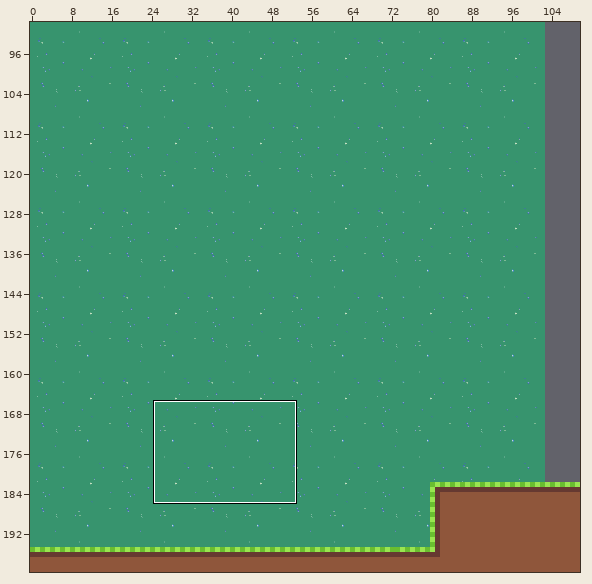
Tiled map, stored at PartTimeSpaceHero/Resources/res/level1.tmx. The picture above shows the old version from afar; the outline marks the close-up.
Close-up. Before the edit:
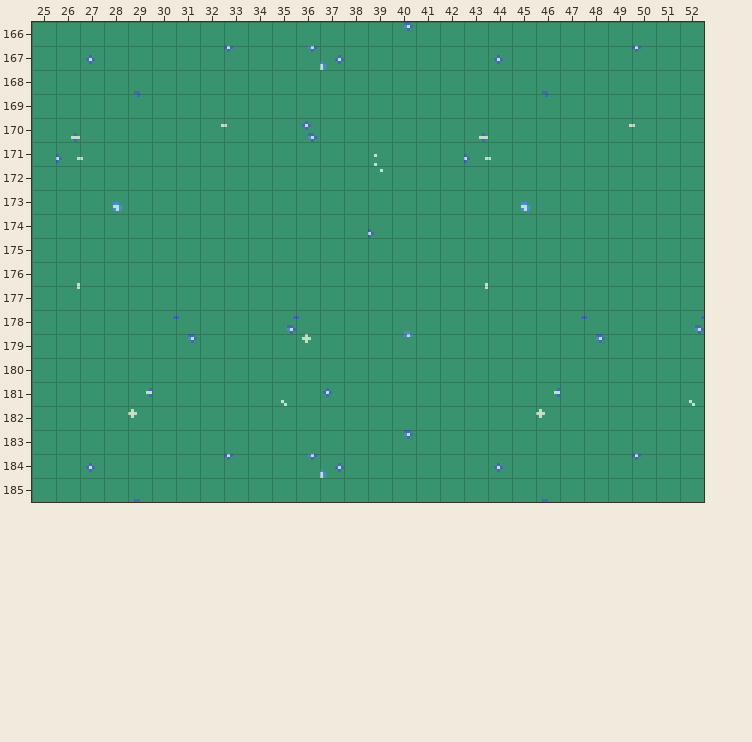
Cells are 8x8 px. Shown: x 25..52, y 166..185. The commit also changed other parts of the map, which this record leaves out.
Now the later version:
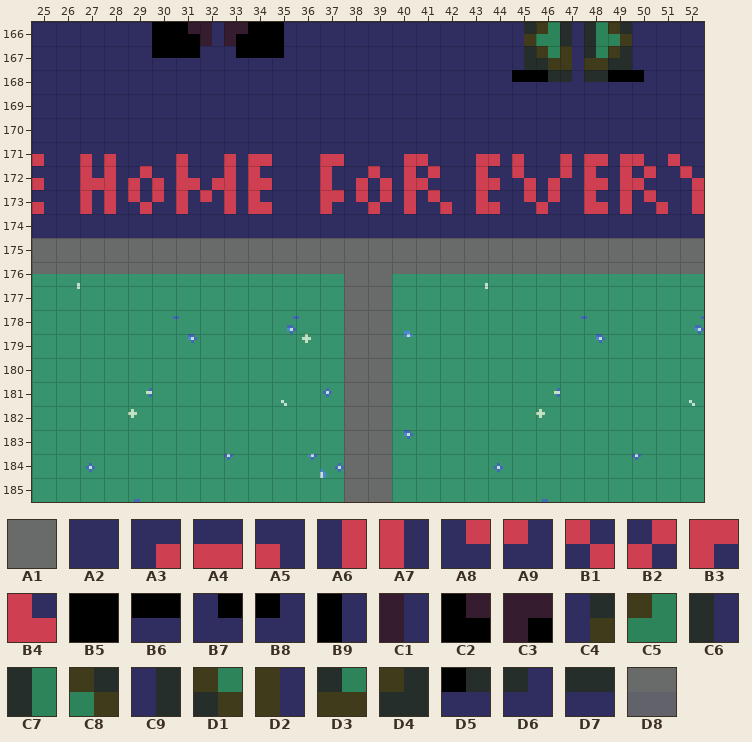
Key: from "SIGN": A1 70, A2 836, A3 842, A4 866, A5 870, A6 966, A7 997, A8 998, A9 1009, B1 1109, B2 1117, B3 1132, B4 1267, B5 1863, B6 1996, B7 2117, B8 2124, B9 3049, C1 3670, C2 3925, C3 3927, C4 3939, C5 3940, C6 3941, C7 3942, C8 3943, C9 4067, D1 4068, D2 4069, D3 4070, D4 4071, D5 4196, D6 4197, D7 4198, D8 5186.
__ is an empty cell, .. an unchanged one.
Tiles of an added or newly shown layer are drawn over the layers below it.
From old to new:
--- layer "sign" (added)
@@ x 25..52 @@
-166 __ __ __ __ __ __ __ __ __ __ __ __ __ __ __ __ __ __ __ __ __ __ __ __ __ __ __ __
-167 __ __ __ __ __ __ __ __ __ __ __ __ __ __ __ __ __ __ __ __ __ __ __ __ __ __ __ __
-168 __ __ __ __ __ __ __ __ __ __ __ __ __ __ __ __ __ __ __ __ __ __ __ __ __ __ __ __
-169 __ __ __ __ __ __ __ __ __ __ __ __ __ __ __ __ __ __ __ __ __ __ __ __ __ __ __ __
-170 __ __ __ __ __ __ __ __ __ __ __ __ __ __ __ __ __ __ __ __ __ __ __ __ __ __ __ __
-171 __ __ __ __ __ __ __ __ __ __ __ __ __ __ __ __ __ __ __ __ __ __ __ __ __ __ __ __
-172 __ __ __ __ __ __ __ __ __ __ __ __ __ __ __ __ __ __ __ __ __ __ __ __ __ __ __ __
-173 __ __ __ __ __ __ __ __ __ __ __ __ __ __ __ __ __ __ __ __ __ __ __ __ __ __ __ __
-174 __ __ __ __ __ __ __ __ __ __ __ __ __ __ __ __ __ __ __ __ __ __ __ __ __ __ __ __
-175 __ __ __ __ __ __ __ __ __ __ __ __ __ __ __ __ __ __ __ __ __ __ __ __ __ __ __ __
-176 __ __ __ __ __ __ __ __ __ __ __ __ __ __ __ __ __ __ __ __ __ __ __ __ __ __ __ __
-177 .. .. .. .. .. .. .. .. .. .. .. .. .. __ __ .. .. .. .. .. .. .. .. .. .. .. .. ..
-178 .. .. .. .. .. .. .. .. .. .. .. .. .. __ __ .. .. .. .. .. .. .. .. .. .. .. .. ..
-179 .. .. .. .. .. .. .. .. .. .. .. .. .. __ __ .. .. .. .. .. .. .. .. .. .. .. .. ..
-180 .. .. .. .. .. .. .. .. .. .. .. .. .. __ __ .. .. .. .. .. .. .. .. .. .. .. .. ..
-181 .. .. .. .. .. .. .. .. .. .. .. .. .. __ __ .. .. .. .. .. .. .. .. .. .. .. .. ..
-182 .. .. .. .. .. .. .. .. .. .. .. .. .. __ __ .. .. .. .. .. .. .. .. .. .. .. .. ..
-183 .. .. .. .. .. .. .. .. .. .. .. .. .. __ __ .. .. .. .. .. .. .. .. .. .. .. .. ..
-184 .. .. .. .. .. .. .. .. .. .. .. .. .. __ __ .. .. .. .. .. .. .. .. .. .. .. .. ..
-185 .. .. .. .. .. .. .. .. .. .. .. .. .. __ __ .. .. .. .. .. .. .. .. .. .. .. .. ..
+166 A2 A2 A2 A2 A2 B5 C2 C1 C3 B5 B9 A2 A2 A2 A2 A2 A2 A2 A2 A2 C4 C5 C6 C7 C8 A2 A2 A2
+167 A2 A2 A2 A2 A2 B6 B6 A2 B7 B6 B8 A2 A2 A2 A2 A2 A2 A2 A2 A2 C9 D1 D2 D3 D4 A2 A2 A2
+168 A2 A2 A2 A2 A2 A2 A2 A2 A2 A2 A2 A2 A2 A2 A2 A2 A2 A2 A2 A2 B6 D5 D6 D7 B6 B8 A2 A2
+169 A2 A2 A2 A2 A2 A2 A2 A2 A2 A2 A2 A2 A2 A2 A2 A2 A2 A2 A2 A2 A2 A2 A2 A2 A2 A2 A2 A2
+170 A2 A2 A2 A2 A2 A2 A2 A2 A2 A2 A2 A2 A2 A2 A2 A2 A2 A2 A2 A2 A2 A2 A2 A2 A2 A2 A2 A2
+171 A5 A2 A5 A5 A2 A2 A5 A2 A5 A4 A2 A2 A4 A2 A2 A3 A5 A2 A3 A5 A5 A2 A5 A4 A3 A5 A3 A2
+172 A5 A2 B4 A7 B2 A5 B4 A3 A7 B4 A2 A2 A7 A3 B1 A6 B2 A2 A6 A5 B1 A3 A9 B4 A6 B2 A2 B1
+173 A5 A2 A7 A7 B1 A9 A7 A9 A7 B4 A2 A2 B3 A8 B2 A6 A8 A5 A6 A5 A8 B2 A2 B4 A6 A8 A5 A6
+174 A2 A2 A2 A2 A2 A2 A2 A2 A2 A2 A2 A2 A2 A2 A2 A2 A2 A2 A2 A2 A2 A2 A2 A2 A2 A2 A2 A2
+175 A1 A1 A1 A1 A1 A1 A1 A1 A1 A1 A1 A1 A1 A1 A1 A1 A1 A1 A1 A1 A1 A1 A1 A1 A1 A1 A1 A1
+176 D8 D8 D8 D8 D8 D8 D8 D8 D8 D8 D8 D8 D8 A1 A1 D8 D8 D8 D8 D8 D8 D8 D8 D8 D8 D8 D8 D8
+177 .. .. .. .. .. .. .. .. .. .. .. .. .. A1 A1 .. .. .. .. .. .. .. .. .. .. .. .. ..
+178 .. .. .. .. .. .. .. .. .. .. .. .. .. A1 A1 .. .. .. .. .. .. .. .. .. .. .. .. ..
+179 .. .. .. .. .. .. .. .. .. .. .. .. .. A1 A1 .. .. .. .. .. .. .. .. .. .. .. .. ..
+180 .. .. .. .. .. .. .. .. .. .. .. .. .. A1 A1 .. .. .. .. .. .. .. .. .. .. .. .. ..
+181 .. .. .. .. .. .. .. .. .. .. .. .. .. A1 A1 .. .. .. .. .. .. .. .. .. .. .. .. ..
+182 .. .. .. .. .. .. .. .. .. .. .. .. .. A1 A1 .. .. .. .. .. .. .. .. .. .. .. .. ..
+183 .. .. .. .. .. .. .. .. .. .. .. .. .. A1 A1 .. .. .. .. .. .. .. .. .. .. .. .. ..
+184 .. .. .. .. .. .. .. .. .. .. .. .. .. A1 A1 .. .. .. .. .. .. .. .. .. .. .. .. ..
+185 .. .. .. .. .. .. .. .. .. .. .. .. .. A1 A1 .. .. .. .. .. .. .. .. .. .. .. .. ..
Pixel boxes of the changes (left, top, right, bottom) in both close-ups:
added: (32, 22, 704, 502)
